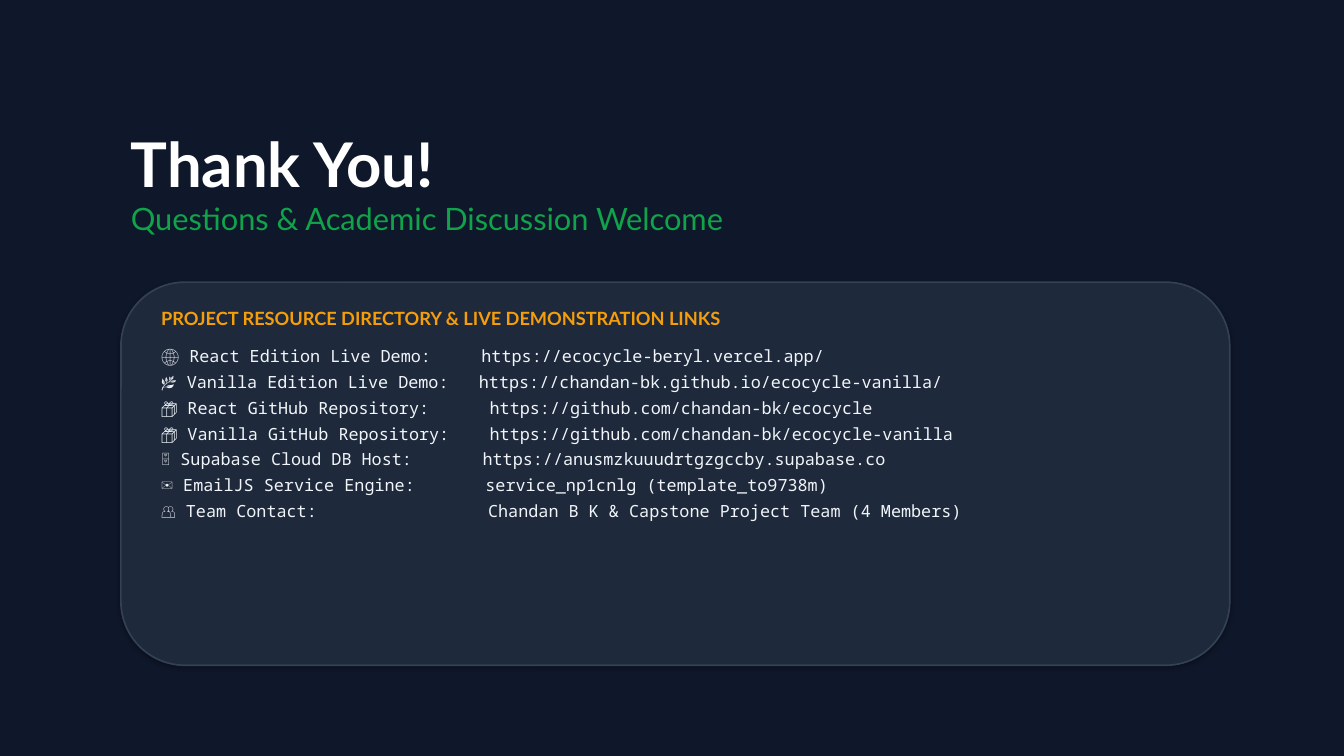
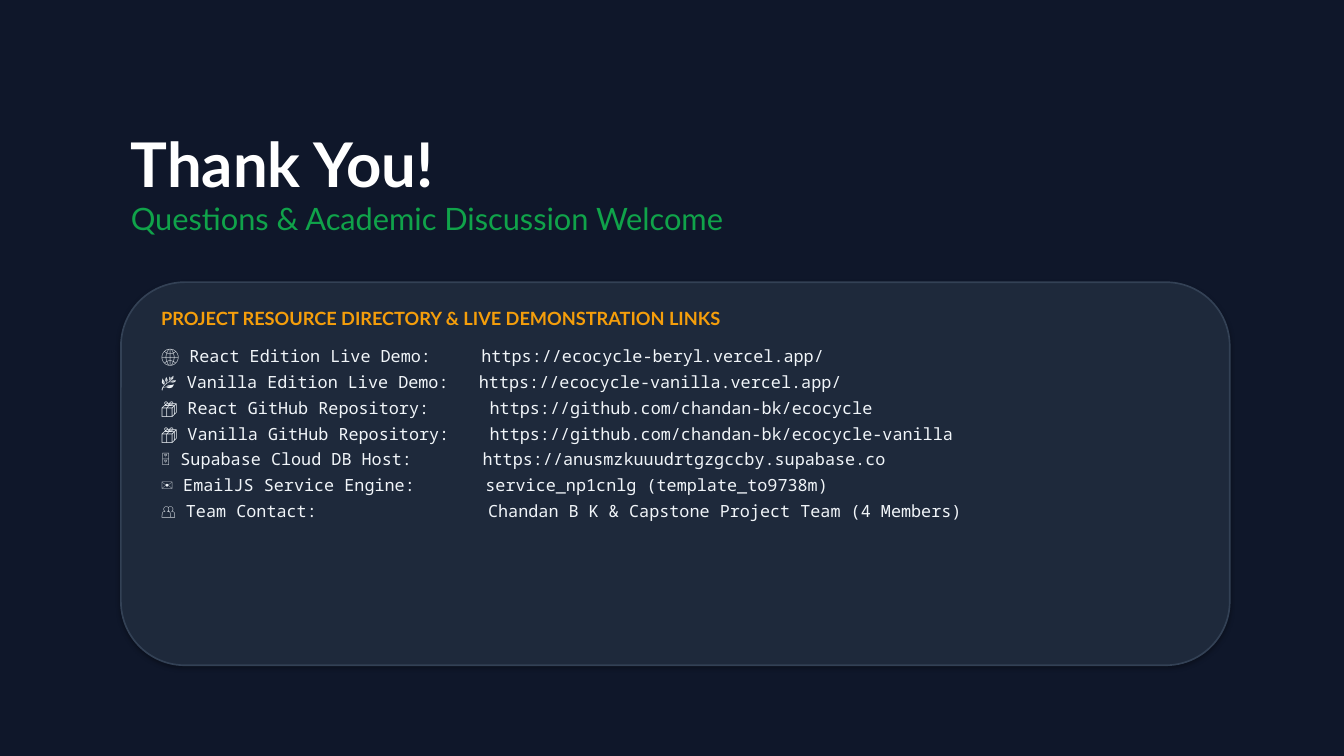
Before and after one commit to chandan-bk/ecocycle-vanilla, a slide deck: slide 15 of EcoCycle_Project_Presentation.pptx. Drawn at 1344x756 pixels with LibreOffice and Linux fonts; fonts in the diff are those of the drawing. Boxes give left, top, right and bottom in pixels: in the first picture for what was removed or moved away, otherwise in the second. Text is boxed around its words. In the diff, an @@ line names an element or a change of style, - is before the commit and + after.

Commit message:
docs: update vanilla live URL to https://ecocycle-vanilla.vercel.app/

```diff
--- a/EcoCycle_Project_Presentation.pptx
+++ b/EcoCycle_Project_Presentation.pptx
@@ text at (187,375,842,392): text changed @@
-🌿 Vanilla Edition Live Demo: https://chandan-bk.github.io/ecocycle-vanilla/
+🌿 Vanilla Edition Live Demo: https://ecocycle-vanilla.vercel.app/
```
Also in this commit, not shown: 3 other slides changed, 2 other files.
